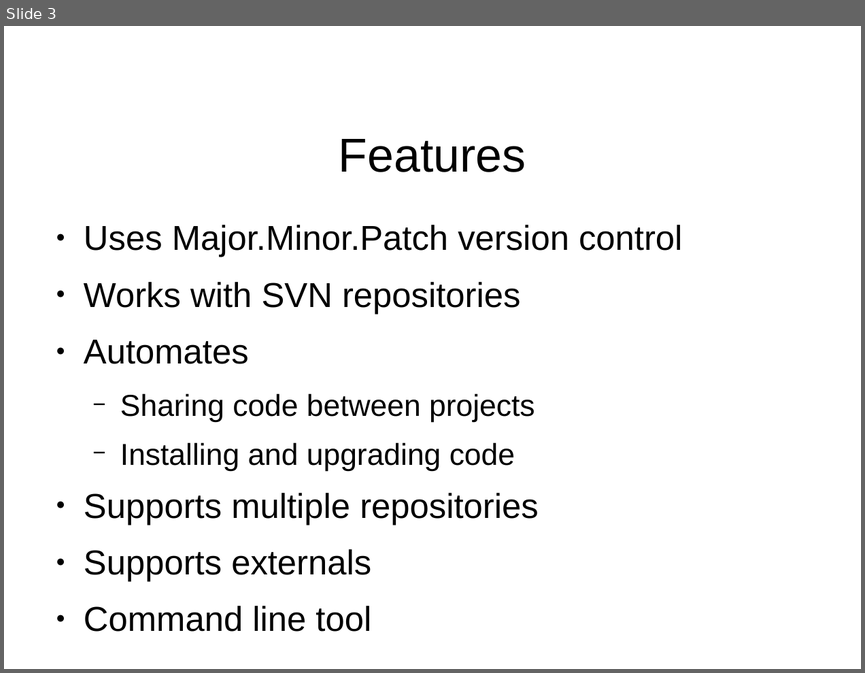
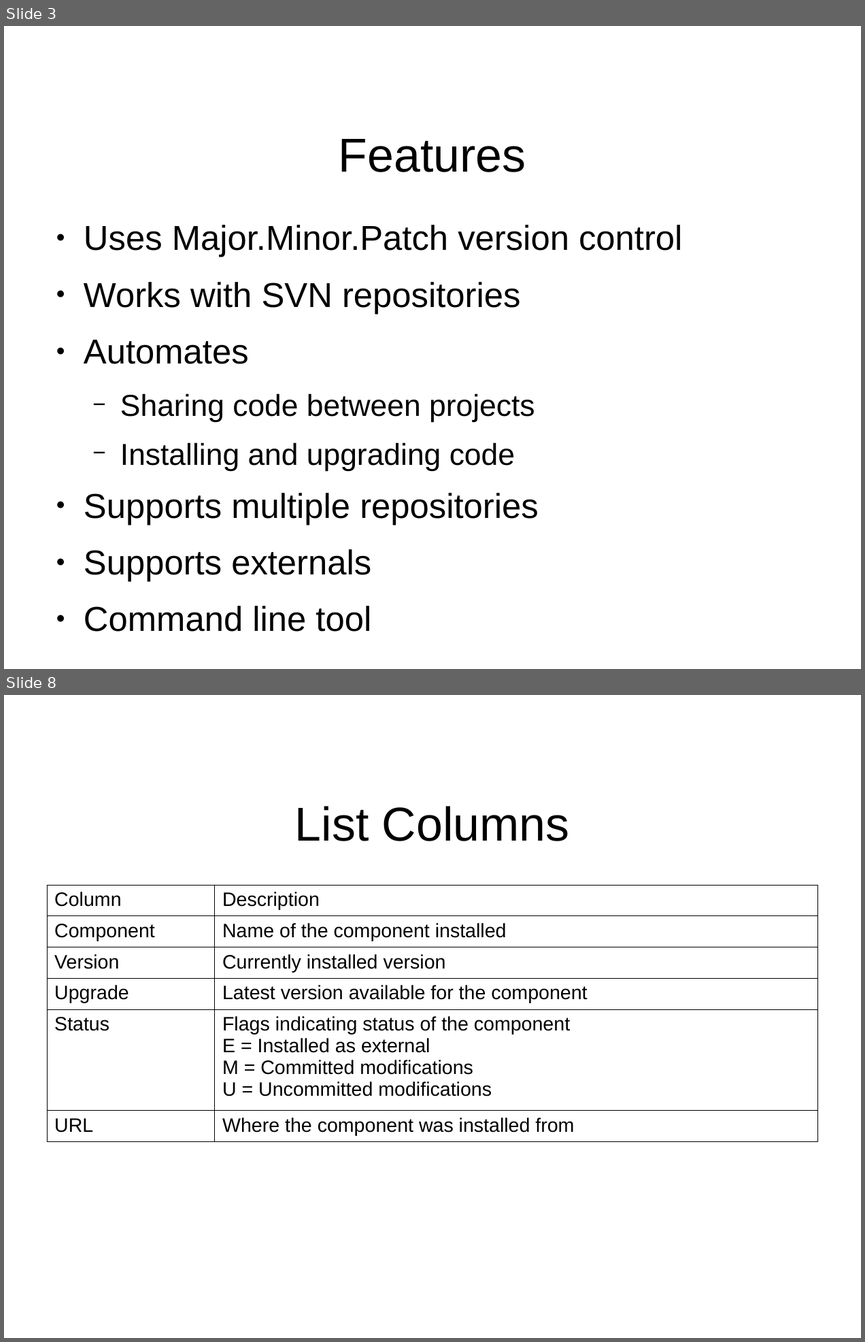
Before and after one commit to jeremiah-c-leary/hdl-component-manager, a slide deck: docs/presentations/hdl-component-manager.odp. Shown one above the other, each under a label of ours: slide 3 before the commit, slides 3 and 8 after it; the slides between them are not shown. The pictures are 865x673 and 865x1342 pixels, drawn with LibreOffice and Linux fonts; fonts in the diff are those of the drawing; background and template pictures are left out. Boxes give left, top, right and bottom in pixels: in the first picture for what was removed or moved away, otherwise in the second. Text is boxed around its words. In the diff, an @@ line names an element or a change of style, - is before the commit and + after.

```diff
--- a/docs/presentations/hdl-component-manager.odp
+++ b/docs/presentations/hdl-component-manager.odp
@@ slide 8 added at (x1=4, y1=695, x2=861, y2=1338), background #FFFFFF @@
@@ title added at (x1=295, y1=806, x2=570, y2=841), 44 pt, text #000000 @@
+List Columns
@@ table added at (x1=47, y1=885, x2=818, y2=1138), 6 rows, 2 columns @@
+Column | Description
+Component | Name of the component installed
+Version | Currently installed version
+Upgrade | Latest version available for the component
+Status | Flags indicating status of the component / E = Installed as external / M = Committed modifications / U = Uncommitted modifications
+URL | Where the component was installed from
```
Also in this commit, not shown: 3 slides changed, 11 other slides added, 1 slide removed, 1 other file.
